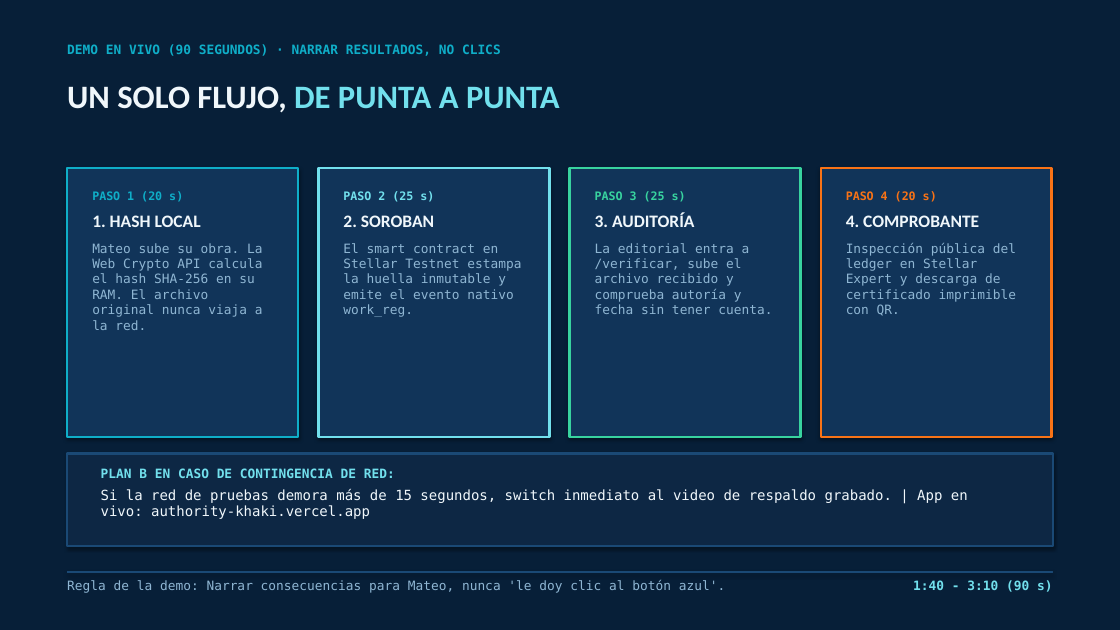
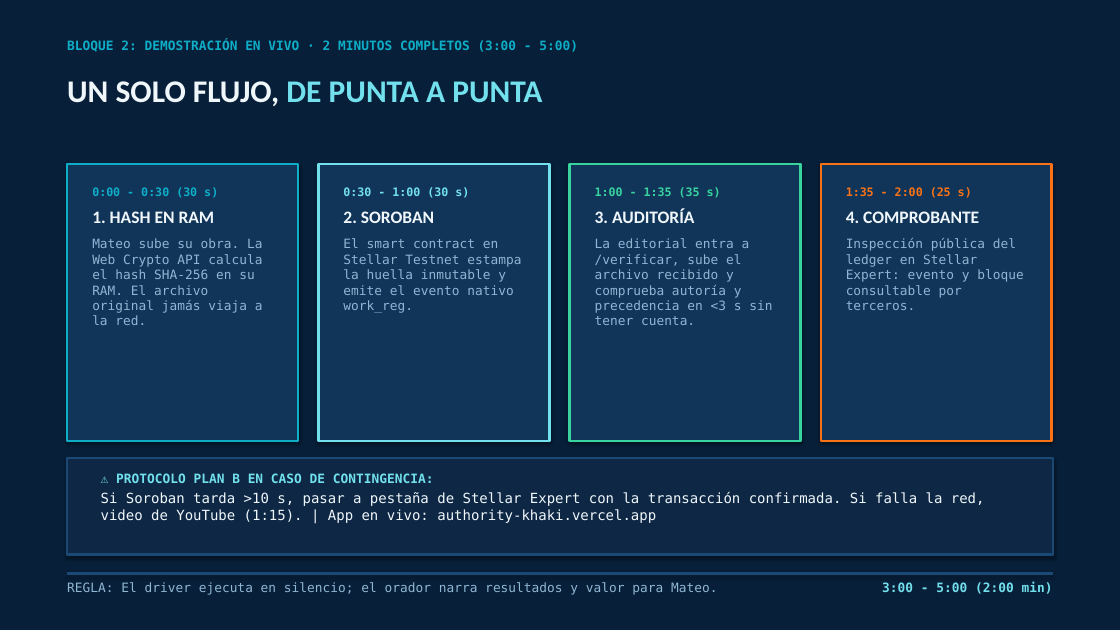
Before and after one commit to aeh-bonilla/authority, a slide deck: slide 8 of docs/semana5/Authory_Demo_Day_Stellar.pptx (slide 5 before the commit). Drawn at 1120x630 pixels with LibreOffice and Linux fonts; fonts in the diff are those of the drawing. Boxes give left, top, right and bottom in pixels: in the first picture for what was removed or moved away, otherwise in the second. Text is boxed around its words. In the diff, an @@ line names an element or a change of style, - is before the commit and + after.

Commit message:
docs(semana5): calibrar presentacion PPTX, slides y speech al formato oficial de 7 minutos (3m pitch + 2m demo + 2m Q&A)

```diff
--- a/docs/semana5/Authory_Demo_Day_Stellar.pptx
+++ b/docs/semana5/Authory_Demo_Day_Stellar.pptx
@@ text at (67,40,578,52): text changed @@
-DEMO EN VIVO (90 SEGUNDOS) · NARRAR RESULTADOS, NO CLICS
+BLOQUE 2: DEMOSTRACIÓN EN VIVO · 2 MINUTOS COMPLETOS (3:00 - 5:00)
@@ text "UN SOLO FLUJO, DE PUNTA ..." at (67,81,542,106): size 28 to 27 pt @@
@@ rectangle: place and size @@
-rectangle at (67,168,298,437)
+rectangle at (67,164,298,441)
@@ rectangle: place and size @@
-rectangle at (318,168,549,437)
+rectangle at (318,164,549,441)
@@ rectangle: place and size @@
-rectangle at (570,168,801,437)
+rectangle at (570,164,801,441)
@@ rectangle: place and size @@
-rectangle at (821,168,1052,437)
+rectangle at (821,164,1052,441)
@@ text at (92,187,263,325): text changed @@
-PASO 1 (20 s)
-1. HASH LOCAL
-Mateo sube su obra. La Web Crypto API calcula el hash SHA-256 en su RAM. El archivo original nunca viaja a la red.
+0:00 - 0:30 (30 s)
+1. HASH EN RAM
+Mateo sube su obra. La Web Crypto API calcula el hash SHA-256 en su RAM. El archivo original jamás viaja a la red.
@@ text at (343,187,469,198): text changed @@
-PASO 2 (25 s)
+0:30 - 1:00 (30 s)
@@ text at (595,187,721,198): text changed @@
-PASO 3 (25 s)
+1:00 - 1:35 (35 s)
@@ text at (846,187,972,198): text changed @@
-PASO 4 (20 s)
+1:35 - 2:00 (25 s)
@@ text at (595,238,772,325): text changed @@
-La editorial entra a /verificar, sube el archivo recibido y comprueba autoría y fecha sin tener cuenta.
+La editorial entra a /verificar, sube el archivo recibido y comprueba autoría y precedencia en <3 s sin tener cuenta.
@@ text at (846,238,1023,310): text changed @@
-Inspección pública del ledger en Stellar Expert y descarga de certificado imprimible con QR.
+Inspección pública del ledger en Stellar Expert: evento y bloque consultable por terceros.
@@ rectangle: place and size @@
-rectangle at (67,454,1053,546)
+rectangle at (67,458,1053,555)
@@ text at (101,473,985,523): text changed @@
-PLAN B EN CASO DE CONTINGENCIA DE RED:
-Si la red de pruebas demora más de 15 segundos, switch inmediato al video de respaldo grabado. | App en vivo: authority-khaki.vercel.app
+⚠️ PROTOCOLO PLAN B EN CASO DE CONTINGENCIA:
+Si Soroban tarda >10 s, pasar a pestaña de Stellar Expert con la transacción confirmada. Si falla la red, video de YouTube (1:15). | App en vivo: authority-khaki.vercel.app
@@ text at (67,582,717,595): text changed @@
-Regla de la demo: Narrar consecuencias para Mateo, nunca 'le doy clic al botón azul'.
+REGLA: El driver ejecuta en silencio; el orador narra resultados y valor para Mateo.
@@ text at (882,582,1053,594): text changed @@
-1:40 - 3:10 (90 s)
+3:00 - 5:00 (2:00 min)
```
Also in this commit, not shown: 7 other slides changed, 1 slide added, 3 other files.
